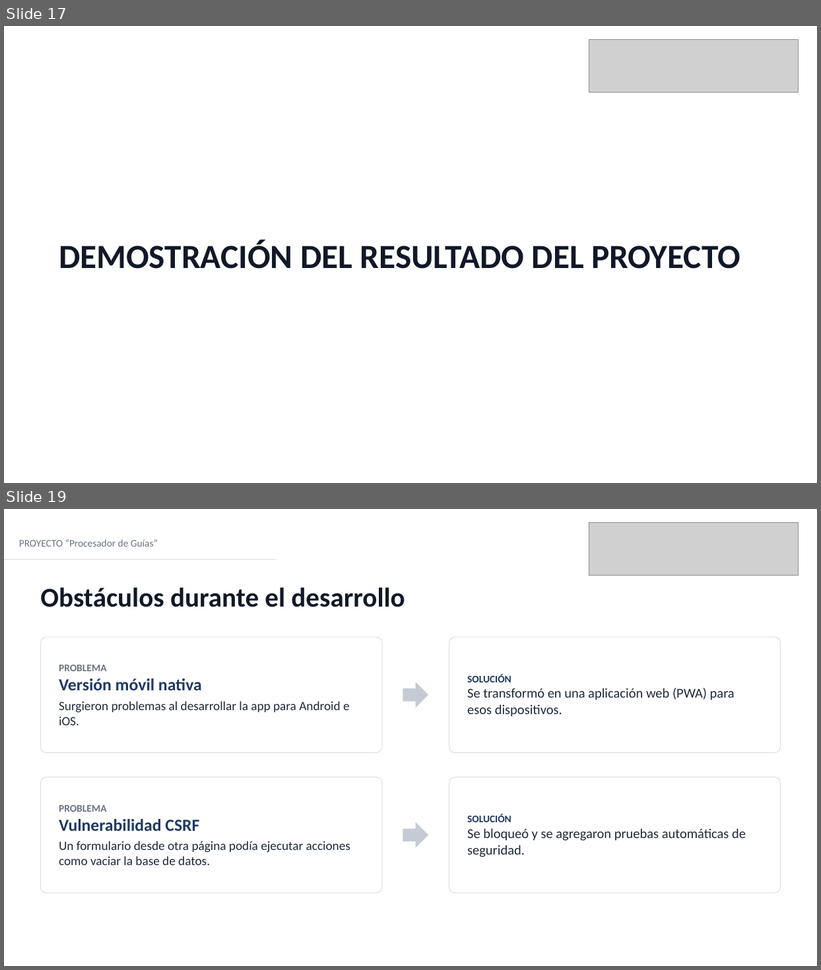
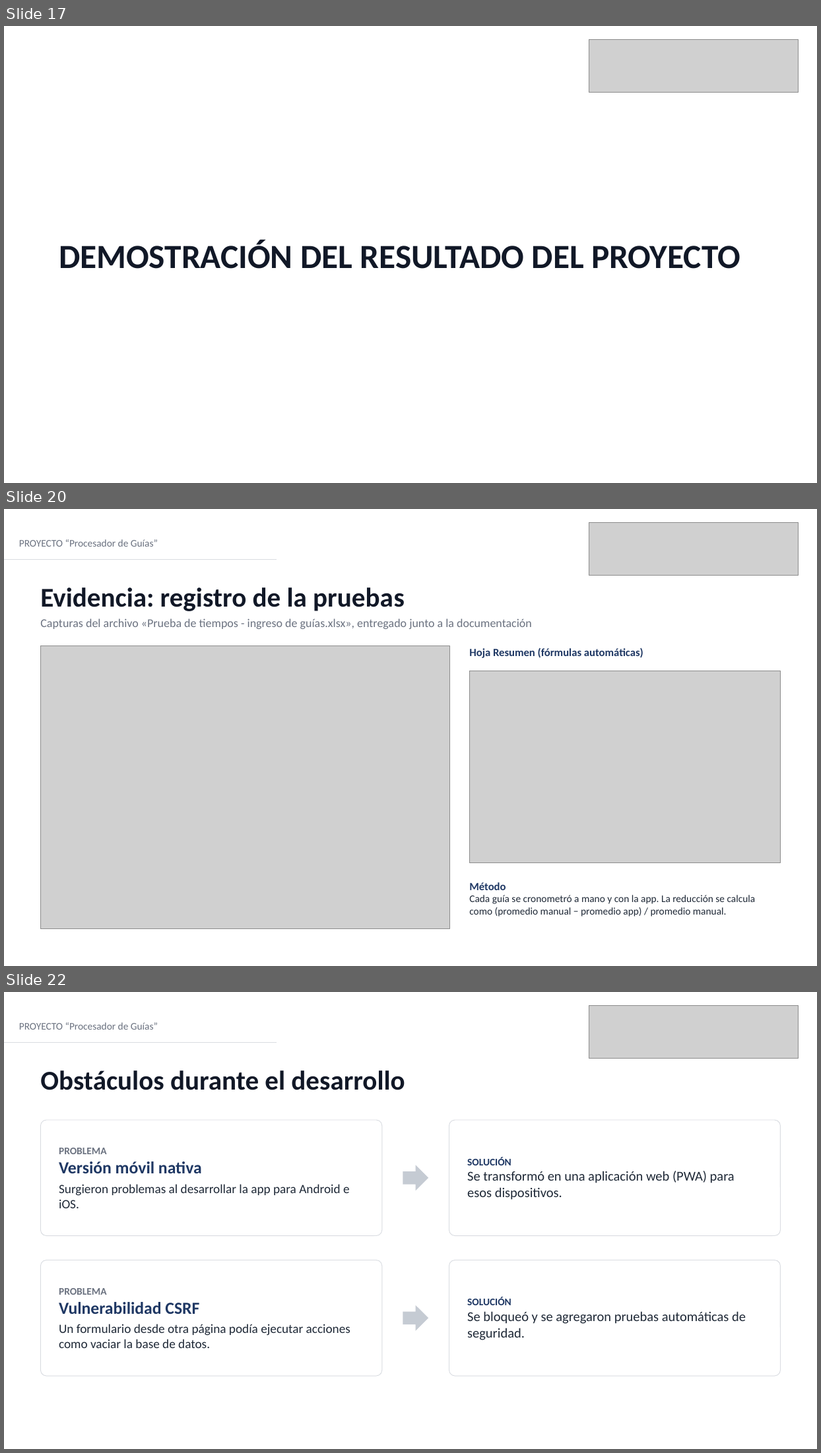
Before and after one commit to benmancilla/APP-CAPSTONE, a slide deck: FASE 3/evidencias grupales/Presentación final del proyecto.pptx. Shown one above the other, each under a label of ours: slides 17 and 19 before the commit, slides 17, 20 and 22 after it; the slides between them are not shown. The pictures are 821x970 and 821x1453 pixels, drawn with LibreOffice and Linux fonts; fonts in the diff are those of the drawing; grey boxes stand for pictures. Boxes give left, top, right and bottom in pixels: in the first picture for what was removed or moved away, otherwise in the second. Text is boxed around its words. In the diff, an @@ line names an element or a change of style, - is before the commit and + after.

```diff
--- a/FASE 3/evidencias grupales/Presentación final del proyecto.pptx
+++ b/FASE 3/evidencias grupales/Presentación final del proyecto.pptx
@@ slide 20 added at (x1=4, y1=509, x2=817, y2=966), background #FFFFFF @@
@@ picture added at (x1=589, y1=523, x2=799, y2=576) @@
@@ text added at (x1=19, y1=539, x2=158, y2=547), 12 pt, text #6B7280 @@
+PROYECTO “Procesador de Guías”
@@ line added from (4, 560) to (277, 560), #D9DCE1 0.75 pt @@
@@ text added at (x1=40, y1=588, x2=405, y2=611), 32 pt, text #111827, bold @@
+Evidencia: registro de la pruebas
@@ text added at (x1=40, y1=619, x2=532, y2=629), 14 pt, text #6B7280 @@
+Capturas del archivo «Prueba de tiempos - ingreso de guías.xlsx», entregado junto a la documentación
@@ picture added at (x1=40, y1=646, x2=450, y2=929) @@
@@ text added at (x1=469, y1=648, x2=644, y2=658), 13 pt, text #1F3864, bold @@
+Hoja Resumen (fórmulas automáticas)
@@ picture added at (x1=469, y1=671, x2=781, y2=863) @@
@@ text added at (x1=469, y1=883, x2=756, y2=917), 12 pt, text #1F2937 @@
+Método
+Cada guía se cronometró a mano y con la app. La reducción se calcula como (promedio manual − promedio app) / promedio manual.
@@ what was slide 19 is now slide 22 @@
```
Also in this commit, not shown: 1 slide changed, 2 other slides added.
